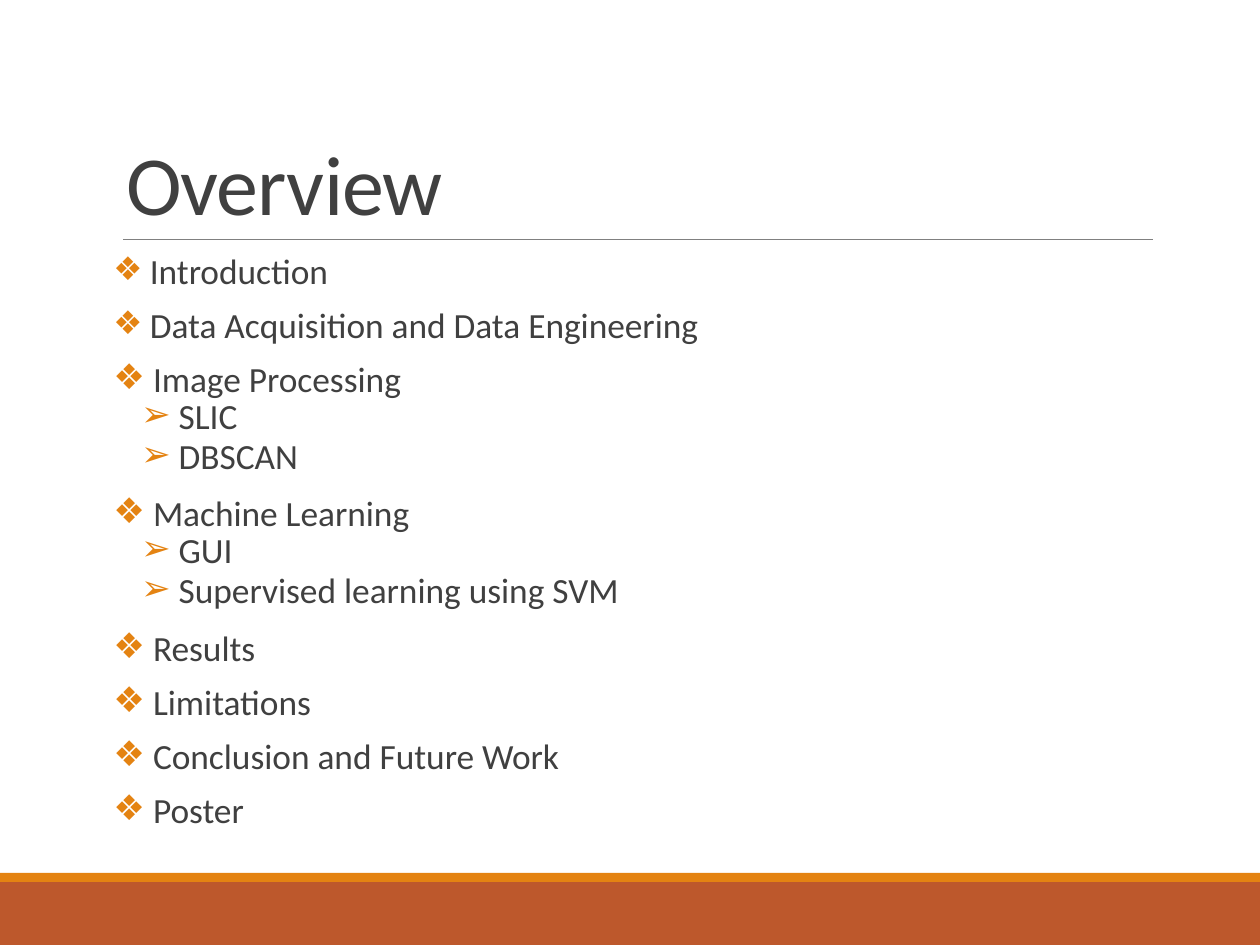
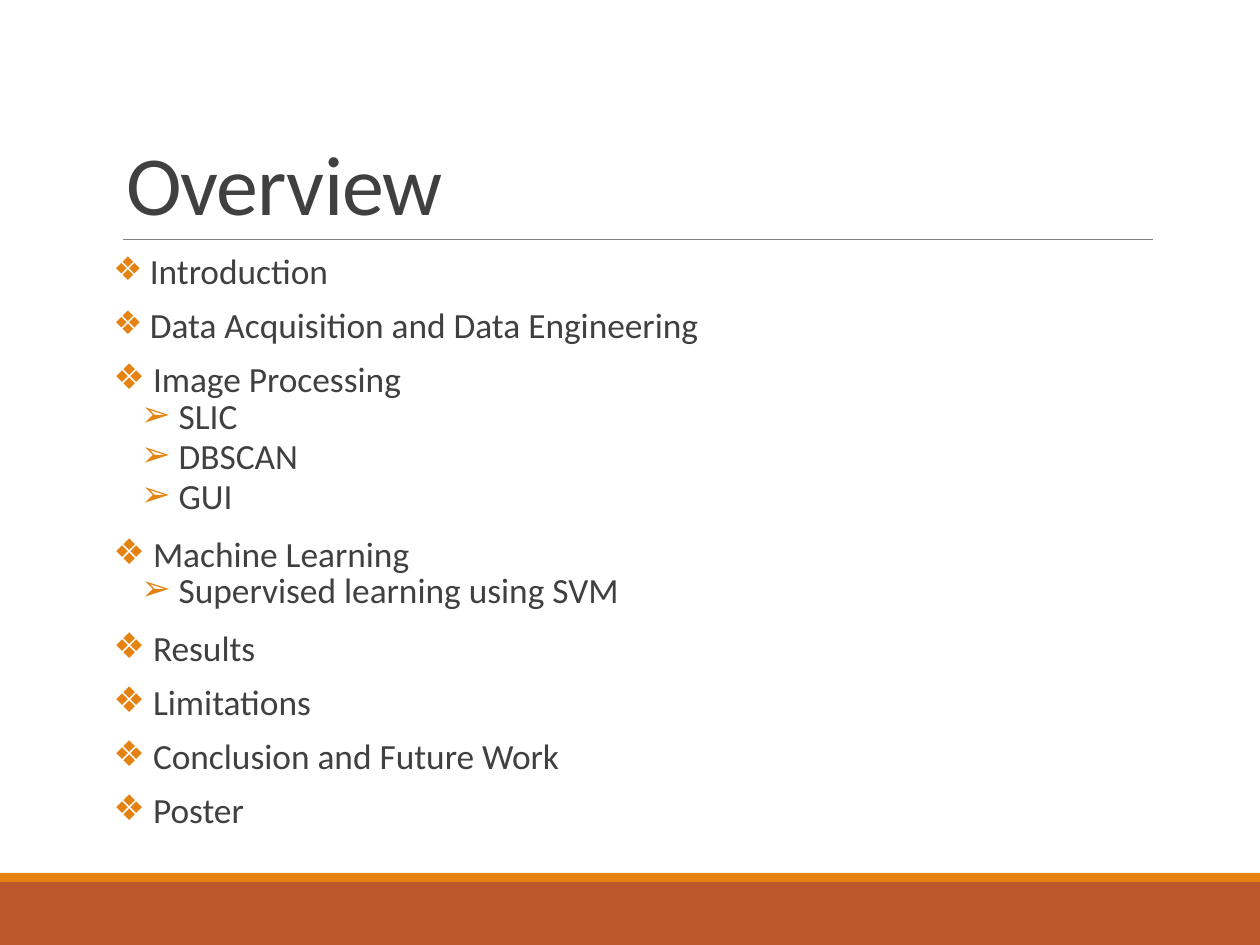
Before and after one commit to somyamohanty/Pixel_Dawgs, a slide deck: slide 2 of Documents/Final Presentation.pptx. Drawn at 1260x945 pixels with LibreOffice and Linux fonts; fonts in the diff are those of the drawing. Boxes give left, top, right and bottom in pixels: in the first picture for what was removed or moved away, otherwise in the second. Text is boxed around its words. In the diff, an @@ line names an element or a change of style, - is before the commit and + after.

```diff
--- a/Documents/Final Presentation.pptx
+++ b/Documents/Final Presentation.pptx
@@ text at <box>179,486,233,510</box>: paragraph added @@
+  ➢ GUI
@@ text at <box>179,540,233,564</box>: paragraph removed @@
-  ➢ GUI
```
Also in this commit, not shown: 6 other slides changed, 1 slide added.
